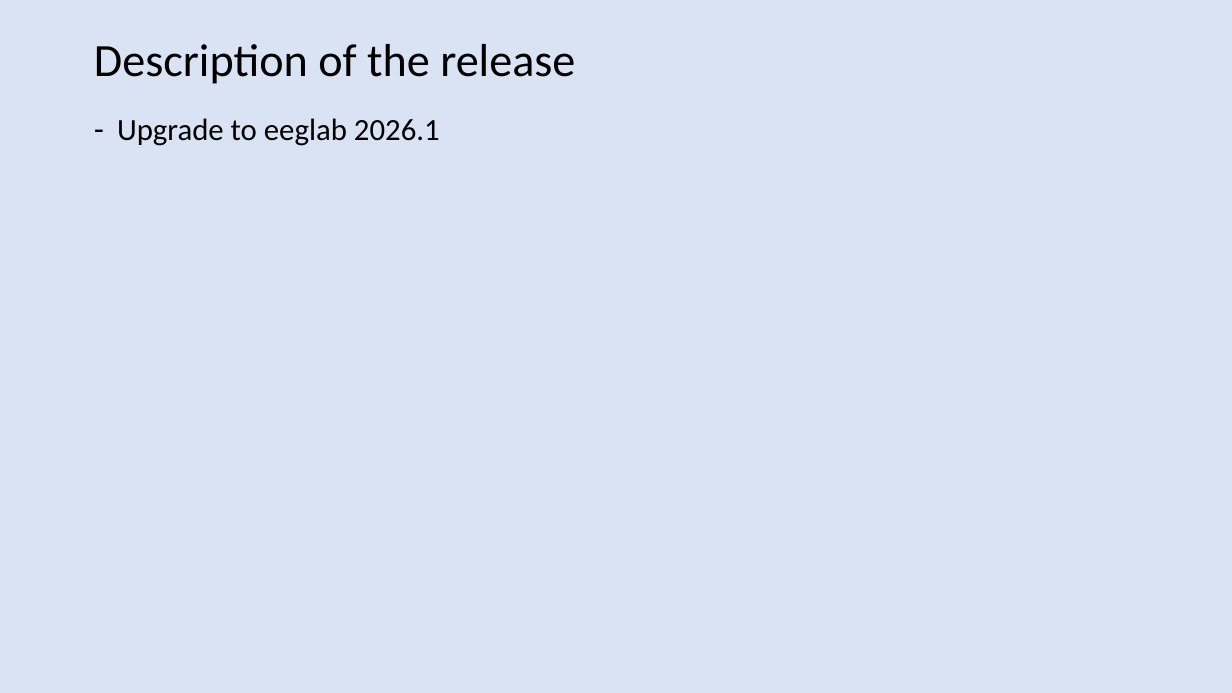
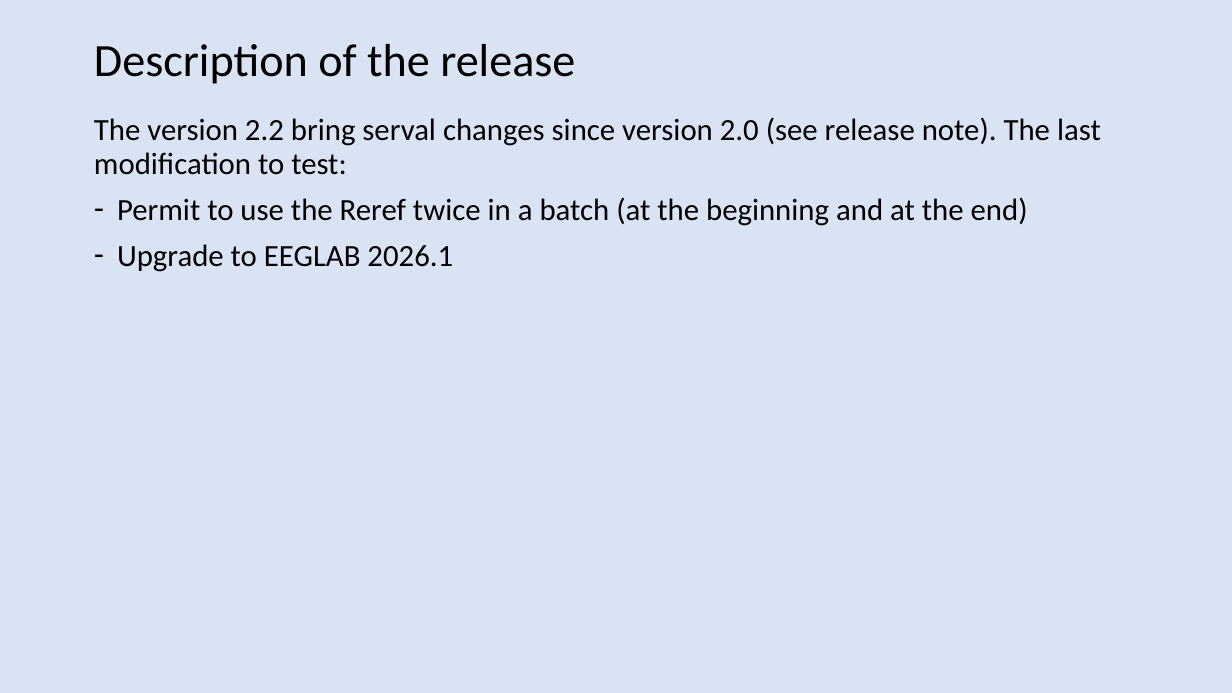
Before and after one commit to DePrettoM/EEGpal, a slide deck: slide 2 of Manuels/validations/Validation_EEGpal_2_2_pipeline.pptx. Drawn at 1232x693 pixels with LibreOffice and Linux fonts; fonts in the diff are those of the drawing. Boxes give left, top, right and bottom in pixels: in the first picture for what was removed or moved away, otherwise in the second. Text is boxed around its words. In the diff, an @@ line names an element or a change of style, - is before the commit and + after.

Commit message:
release history 2.2

```diff
--- a/Manuels/validations/Validation_EEGpal_2_2_pipeline.pptx
+++ b/Manuels/validations/Validation_EEGpal_2_2_pipeline.pptx
@@ text at [94,117,1101,272]: text changed @@
-– Upgrade to eeglab 2026.1
+The version 2.2 bring serval changes since version 2.0 (see release note). The last modification to test:
+– Permit to use the Reref twice in a batch (at the beginning and at the end)
+– Upgrade to EEGLAB 2026.1
```
Also in this commit, not shown: 5 slides added, 1 other file.
